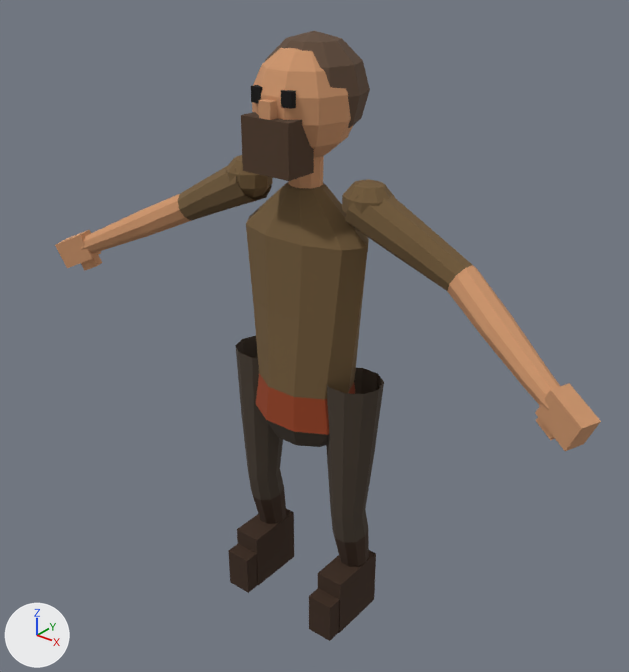
What one commit did to the glTF model assets/characters/shared/innkeeper.glb.
Rendered twice from a 50 mm lens placed at (1.368, -1.675, 1.93), pointed at (0.04, -0.014, 0.9). Every picture has the same lights, and +X, +Y and +Z are marked at lower left. The first picture is the older version. Vertices at exactly the same position are counted once.

Objects in the first picture: 'Hero_ArmL', 'Hero_ArmR', 'Hero_BootL', 'Hero_BootR', 'Hero_HandL', 'Hero_HandR', 'Hero_Head', 'Hero_LegL', 'Hero_LegR', 'Hero_Torso'.
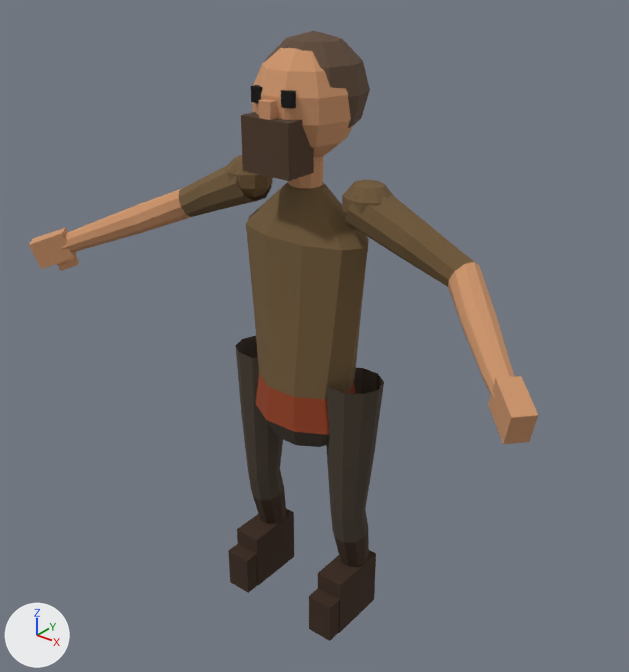
Commit message: fix(characters): decouple arm fold and flatten lateral hand swing

Where the change shows, as pixel boxes (x1, y1, x2, y2) in the pictures (629 x 672 px):
```json
{"object": "Hero_ArmL", "change": "reshaped", "before": [345, 194, 560, 410], "after": [345, 194, 515, 400], "on screen": "21% narrower"}
{"object": "Hero_ArmR", "change": "reshaped", "before": [81, 166, 272, 253], "after": [61, 165, 271, 252], "on screen": "10% wider"}
{"object": "Hero_HandL", "change": "reshaped", "before": [535, 383, 601, 451], "after": [488, 376, 538, 444], "on screen": "24% narrower"}
{"object": "Hero_HandR", "change": "reshaped", "before": [55, 230, 102, 271], "after": [29, 227, 79, 271], "on screen": "6% wider, 7% taller"}
```

Scene script edits in JSON lines:
```json
{"block": "me_hero_arml", "where": "# used by ob_hero_arml; location = (0.0, 0.0, 0.0)"}
{"op": "remove", "block": "me_hero_arml", "code": "me_hero_arml.from_pydata(...)  # 61 vertices, 110 faces; spans x 0.15..0.793, y -0.149..0.061, z 0.978..1.349"}
{"op": "add", "block": "me_hero_arml", "code": "me_hero_arml.from_pydata(...)  # 61 vertices, 110 faces; spans x 0.152..0.739, y -0.265..0.061, z 1.028..1.349"}
{"block": "me_hero_arml", "change": "me_hero_arml part 1: 61 of 61 vertices moved; they spanned x 0.15..0.793, y -0.149..0.061, z 0.978..1.349 and now span x 0.152..0.739, y -0.265..0.061, z 1.028..1.349; mean shift (-0.021, -0.046, 0.023)"}
{"block": "me_hero_armr", "where": "# used by ob_hero_armr; location = (0.0, 0.0, 0.0)"}
{"op": "remove", "block": "me_hero_armr", "code": "me_hero_armr.from_pydata(...)  # 61 vertices, 110 faces; spans x -0.793..-0.15, y -0.149..0.061, z 0.978..1.349"}
{"op": "add", "block": "me_hero_armr", "code": "me_hero_armr.from_pydata(...)  # 61 vertices, 110 faces; spans x -0.739..-0.152, y -0.265..0.061, z 1.028..1.349"}
{"block": "me_hero_armr", "change": "me_hero_armr part 2: 61 of 61 vertices moved; they spanned x -0.793..-0.15, y -0.149..0.061, z 0.978..1.349 and now span x -0.739..-0.152, y -0.265..0.061, z 1.028..1.349; mean shift (0.021, -0.046, 0.023)"}
{"block": "me_hero_handl", "where": "# used by ob_hero_handl; location = (0.0, 0.0, 0.0)"}
{"op": "remove", "block": "me_hero_handl", "code": "me_hero_handl.from_pydata(...)  # 16 vertices, 24 faces; spans x 0.7337..0.8747, y -0.1805..-0.0852, z 0.9252..1.0477"}
{"op": "add", "block": "me_hero_handl", "code": "me_hero_handl.from_pydata(...)  # 16 vertices, 24 faces; spans x 0.678..0.8053, y -0.3256..-0.2024, z 0.9774..1.0983"}
{"block": "me_hero_handl", "change": "me_hero_handl part 3: the whole mesh is multiplied about its middle by the matrix ((0.924, 0.375, -0.082), (-0.369, 0.926, 0.075), (0.104, -0.039, 0.994)), then moved by (-0.0634, -0.1309, 0.0542)"}
{"block": "me_hero_handr", "where": "# used by ob_hero_handr; location = (0.0, 0.0, 0.0)"}
{"op": "remove", "block": "me_hero_handr", "code": "me_hero_handr.from_pydata(...)  # 16 vertices, 24 faces; spans x -0.8747..-0.7337, y -0.1805..-0.0852, z 0.9252..1.0477"}
{"op": "add", "block": "me_hero_handr", "code": "me_hero_handr.from_pydata(...)  # 16 vertices, 24 faces; spans x -0.8053..-0.678, y -0.3256..-0.2024, z 0.9774..1.0983"}
{"block": "me_hero_handr", "change": "me_hero_handr part 4: the whole mesh is multiplied about its middle by the matrix ((0.924, -0.375, 0.082), (0.369, 0.926, 0.075), (-0.104, -0.039, 0.994)), then moved by (0.0634, -0.1309, 0.0542)"}
```
